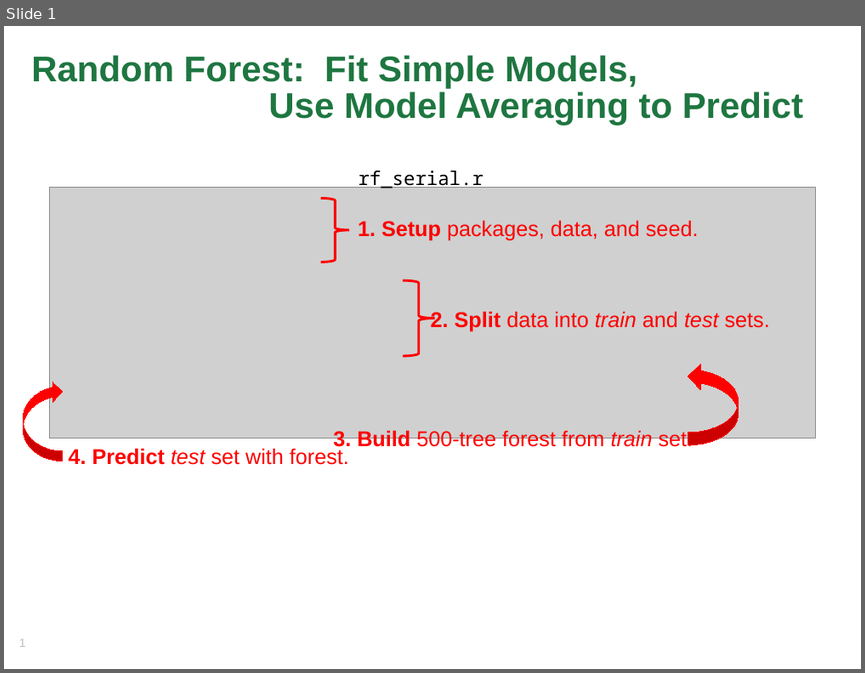
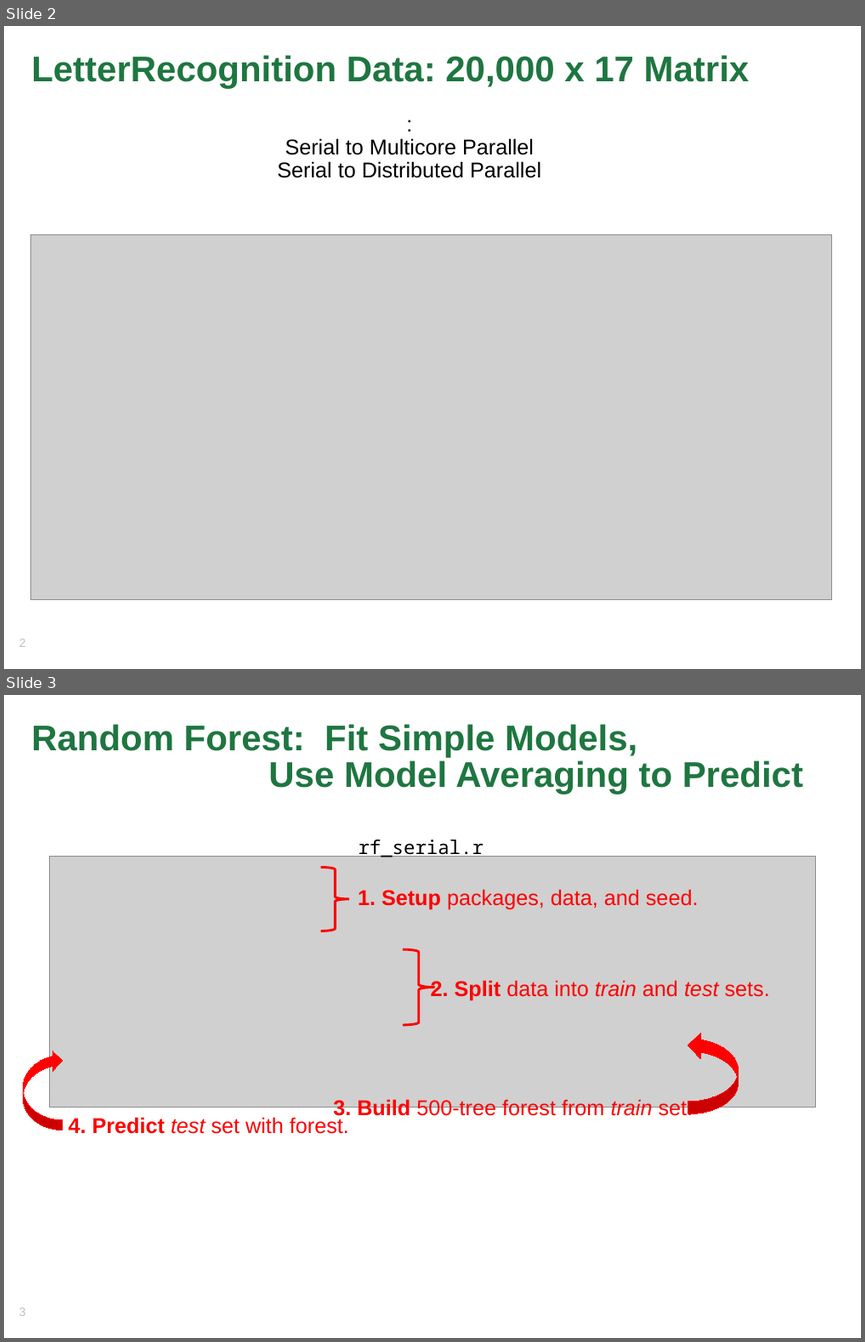
Before and after one commit to go-ski/workshop, a slide deck: Unit3/b_parallel/rf.pptx. Shown one above the other, each under a label of ours: slide 1 before the commit, slides 2 and 3 after it. The pictures are 865x673 and 865x1342 pixels, drawn with LibreOffice and Linux fonts; fonts in the diff are those of the drawing; grey boxes stand for pictures; background and template pictures are left out. Boxes give left, top, right and bottom in pixels: in the first picture for what was removed or moved away, otherwise in the second. Text is boxed around its words. In the diff, an @@ line names an element or a change of style, - is before the commit and + after.

```diff
--- a/Unit3/b_parallel/rf.pptx
+++ b/Unit3/b_parallel/rf.pptx
@@ slide 2 added at box(4, 26, 861, 669), background #FFFFFF; not listed: 1 template element that a slide beside it also shows @@
@@ title added at box(31, 55, 749, 89), 30 pt, text #1E7640, bold @@
+LetterRecognition Data: 20,000 x 17 Matrix
@@ text added at box(277, 138, 541, 178), 18 pt, text #000000 @@
+:
+Serial to Multicore Parallel
+Serial to Distributed Parallel
@@ picture added at box(30, 235, 831, 599) @@
@@ what was slide 1 is now slide 3 @@
@@ page number at box(19, 1307, 26, 1315): text changed @@
-1
+3
```
Also in this commit, not shown: 1 other slide added, 1 other file.
